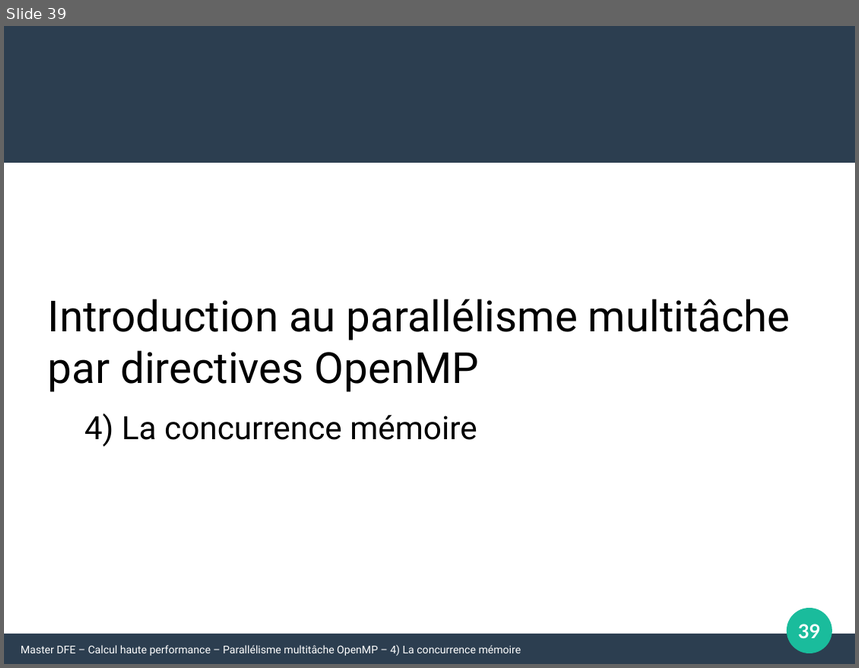
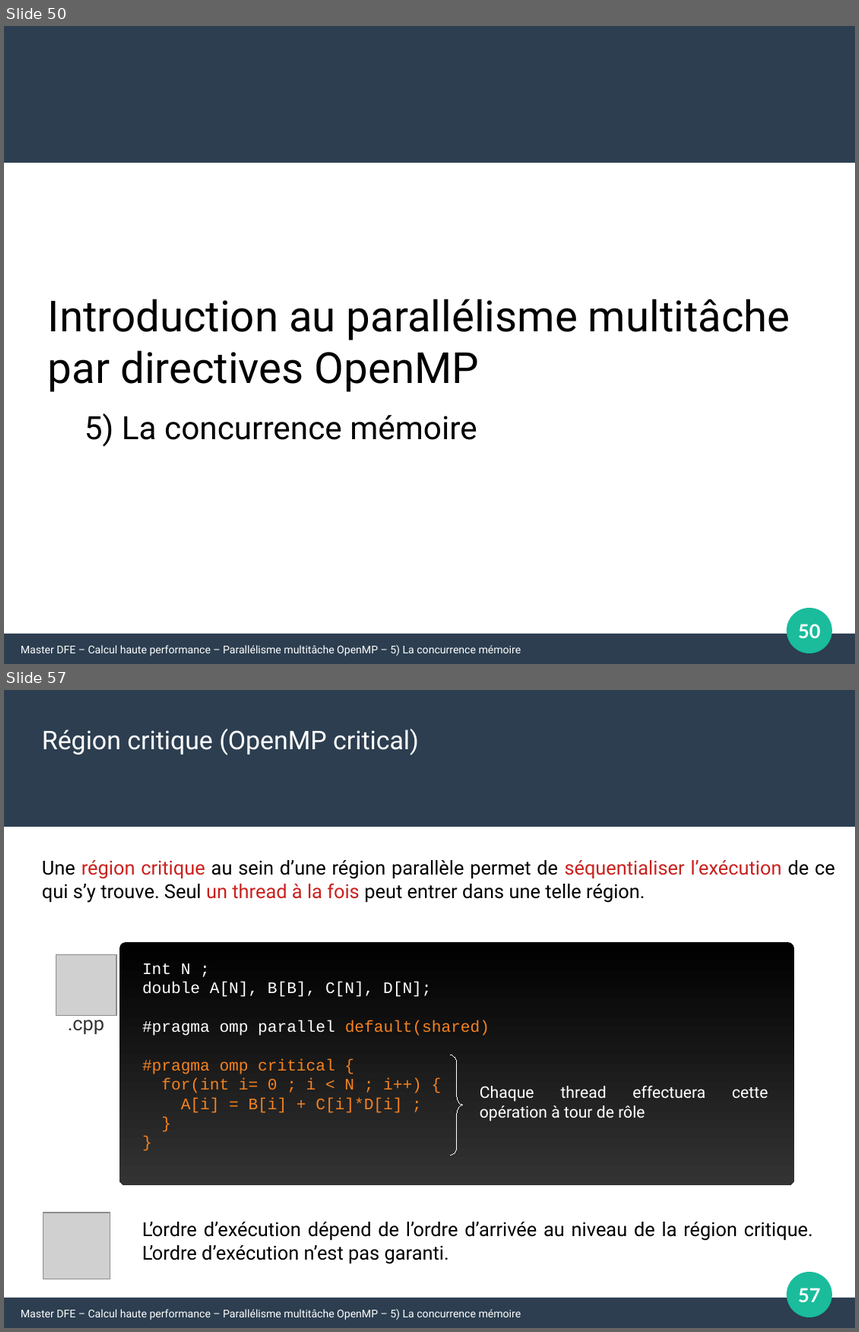
Before and after one commit to Maison-de-la-Simulation/HPC-DFE-Paris-Saclay, a slide deck: support/OpenMP.odp. Shown one above the other, each under a label of ours: slide 39 before the commit, slides 50 and 57 after it; the slides between them are not shown. The pictures are 859x668 and 859x1332 pixels, drawn with LibreOffice and Linux fonts; fonts in the diff are those of the drawing; grey boxes stand for pictures. Boxes give left, top, right and bottom in pixels: in the first picture for what was removed or moved away, otherwise in the second. Text is boxed around its words. In the diff, an @@ line names an element or a change of style, - is before the commit and + after.

Commit message:
Update openMP courses

```diff
--- a/support/OpenMP.odp
+++ b/support/OpenMP.odp
@@ slide 57 added at (4, 690, 855, 1328), background #FFFFFF; not listed: 3 template elements that a slide beside it also shows @@
@@ text added at (42, 729, 419, 755), 24 pt, text #FFFFFF @@
+Région critique (OpenMP critical)
@@ text added at (42, 860, 835, 903), 18 pt, text #000000 @@
+Une région critique au sein d’une région parallèle permet de séquentialiser l’exécution de ce qui s’y trouve. Seul un thread à la fois peut entrer dans une telle région.
@@ picture added at (56, 955, 116, 1016) @@
@@ rounded rectangle added at (120, 942, 795, 1186), fill gradient #000000 to #333333 @@
@@ text added at (142, 964, 490, 1113), 15 pt, text #F58220 @@
+Int N ;
+double A[N], B[B], C[N], D[N];
+#pragma omp parallel default(shared)
+#pragma omp critical {
+for(int i= 0 ; i < N ; i++) {
+A[i] = B[i] + C[i]*D[i] ;
+}
+}
@@ text added at (68, 1012, 104, 1034), 18 pt, text #333333 @@
+.cpp
@@ freeform shape added at (451, 1056, 464, 1156), outline #FFFFFF 0 pt @@
@@ text added at (480, 1086, 705, 1122), 15 pt, text #FFFFFF @@
+Chaque thread effectuera cette opération à tour de rôle
@@ picture added at (44, 1213, 110, 1280) @@
@@ text added at (142, 1222, 813, 1265), 18 pt, text #000000 @@
+L’ordre d’exécution dépend de l’ordre d’arrivée au niveau de la région critique. L’ordre d’exécution n’est pas garanti.
@@ page number added at (798, 1288, 820, 1303), 18 pt, text #FFFFFF, bold @@
+57
@@ text added at (21, 1309, 522, 1320), 10 pt, text #FFFFFF @@
+Master DFE – Calcul haute performance – Parallélisme multitâche OpenMP – 5) La concurrence mémoire
@@ what was slide 39 is now slide 50 @@
@@ slide 50 changed as well @@
@@ text at (85, 414, 477, 447): text changed @@
-4) La concurrence mémoire
+5) La concurrence mémoire
@@ page number at (798, 624, 820, 639): text changed @@
-39
+50
@@ text at (21, 645, 522, 656): text changed @@
-Master DFE – Calcul haute performance – Parallélisme multitâche OpenMP – 4) La concurrence mémoire
+Master DFE – Calcul haute performance – Parallélisme multitâche OpenMP – 5) La concurrence mémoire
```
Also in this commit, not shown: 19 other slides changed, 21 other slides added, 7 other files.
